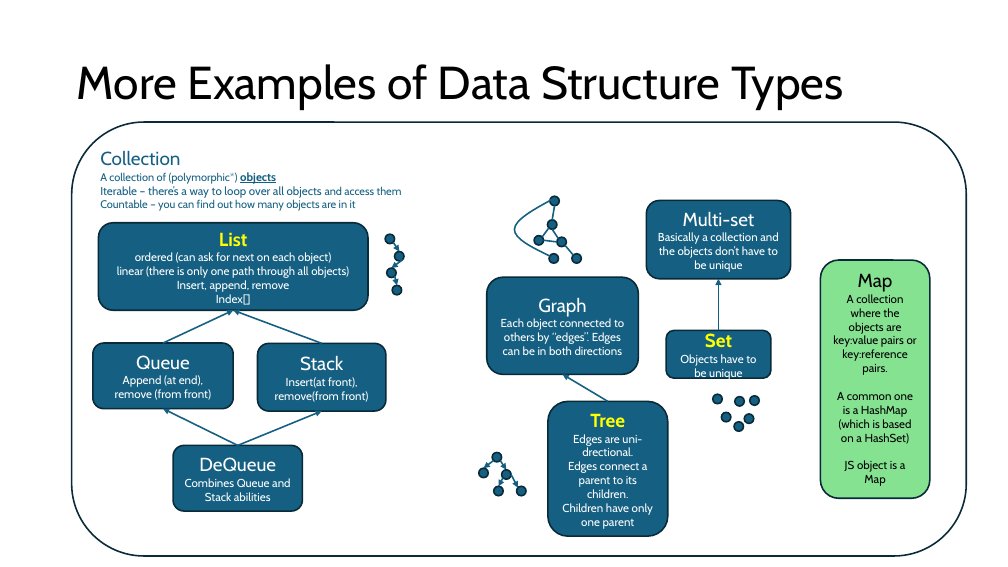
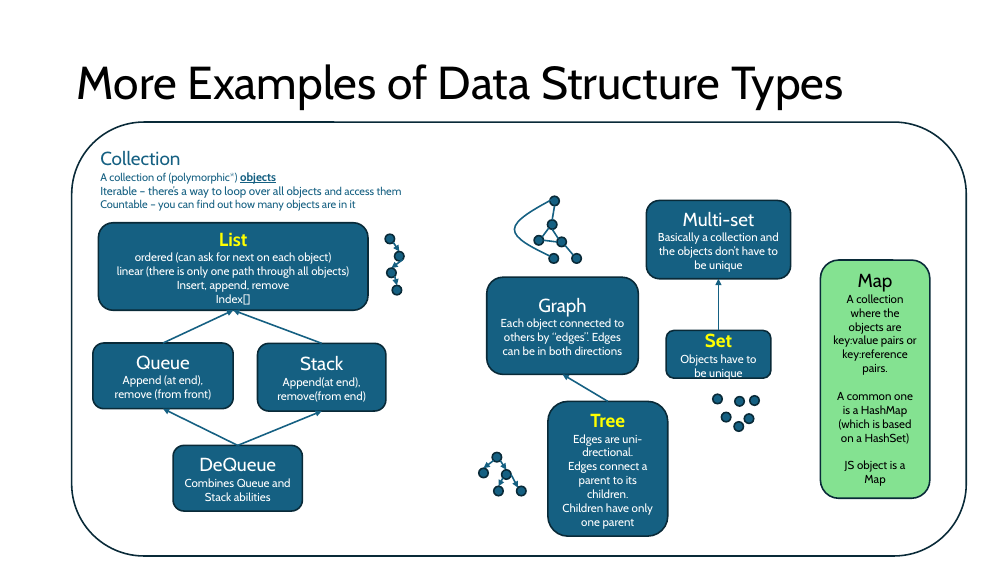
Before and after one commit to wai-t/CompSci, a slide deck: slide 37 of ComputerScience/Data_structures/Data Structures.pptx (slide 36 before the commit). Drawn at 1008x567 pixels with LibreOffice and Linux fonts; fonts in the diff are those of the drawing. Boxes give left, top, right and bottom in pixels: in the first picture for what was removed or moved away, otherwise in the second. Text is boxed around its words. In the diff, an @@ line names an element or a change of style, - is before the commit and + after.

```diff
--- a/ComputerScience/Data_structures/Data Structures.pptx
+++ b/ComputerScience/Data_structures/Data Structures.pptx
@@ text in rounded rectangle at [277,377,366,402]: text changed @@
-Insert(at front), remove(from front)
+Append(at end), remove(from end)
```
Also in this commit, not shown: 5 other slides changed, 1 slide added.
